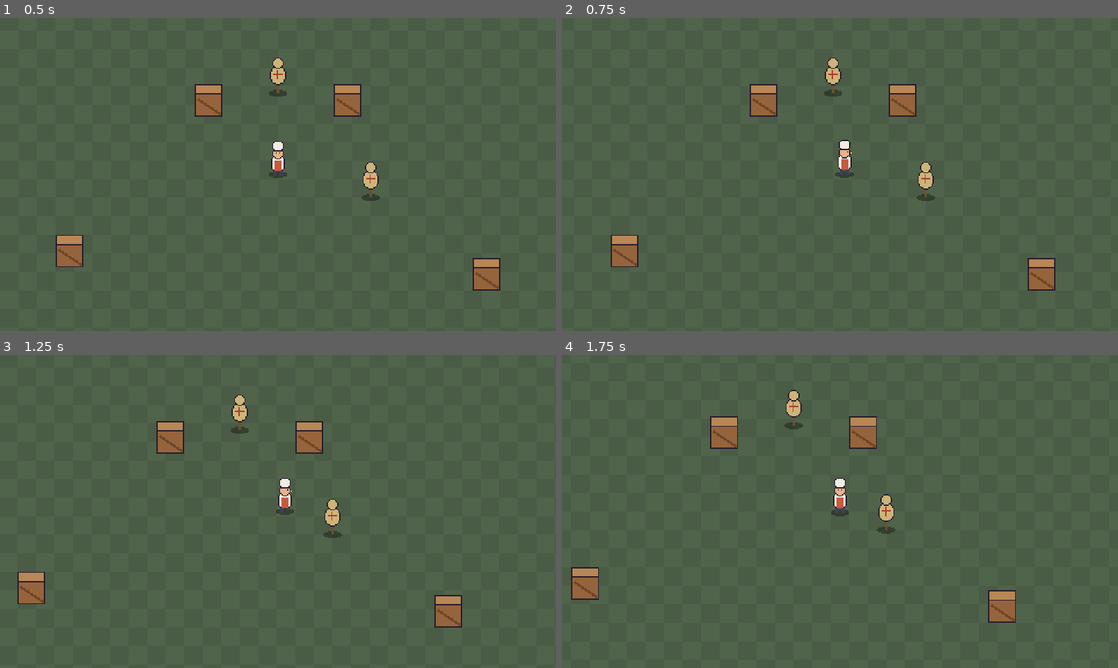
Above: before the commit, frames 1-4 (two rows, left to right).
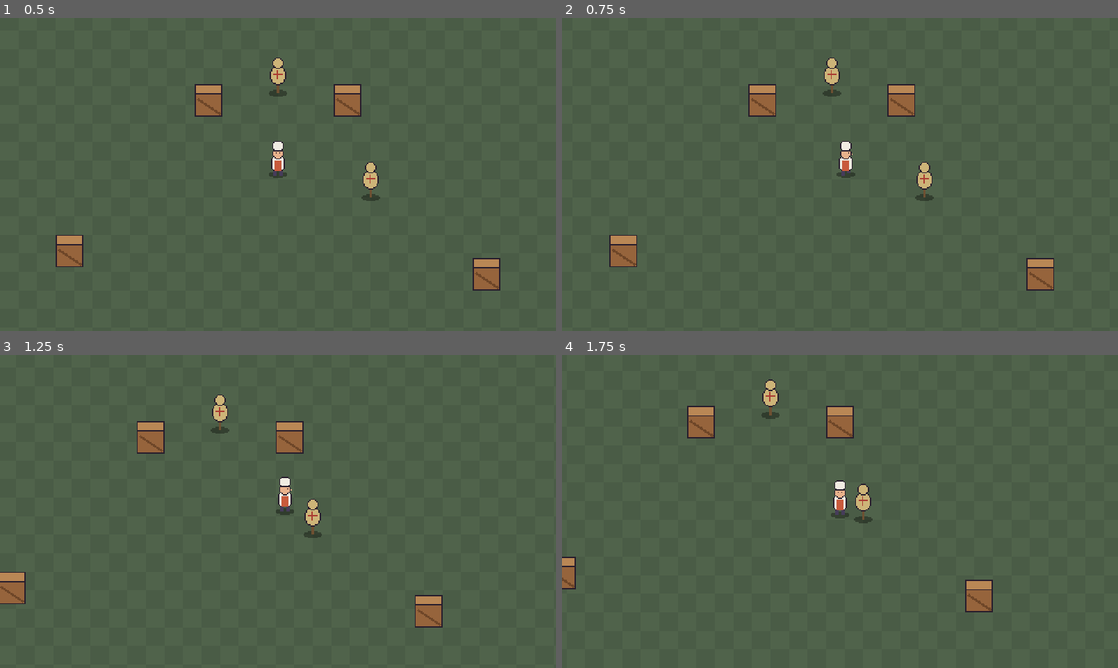
Above: after the commit, the same moments.

Repository: xNeku/cookerlegacy
Game: Godot game, scene res://game/main/main.tscn
The game is run twice, just before and just after one commit, with the same random seed, the same clock (stepped at 60 frames per second) and the same inputs.
Inputs (mouse positions are in pixels of both pictures, inside the frame that each line leads up to):
- Up to frame 1 (0.5 s): no input
- Up to frame 2 (0.75 s): tap Enter at 0.5 s; move the mouse to (962, 158) at 0.52 s; hold D (move_right) from 0.53 s (still down); tap K (attack_heavy) at 0.6 s; click (962, 158) at 0.67 s
- Up to frame 3 (1.25 s): keep holding D (move_right); tap Space (jump) at 0.77 s
- Up to frame 4 (1.75 s): move the mouse to (728, 527) at 1.27 s; release D (move_right) at 1.28 s; hold S (move_down) from 1.28 s (still down); tap J (attack_light) at 1.35 s; tap Space (jump) at 1.52 s

Frame 1 is identical in both runs. In frame 2, 0.8% of the frame differs, in the area x 8-89%, y 12-88%; in frame 3, 4.2%; in frame 4, 4.8%, in the area x 0-82%, y 7-86%.

Commit message:
B-007: moverse mientras se pega (inercia + velocidad reducida por golpe), anim de andar como respaldo
Co-Authored-By: Claude Opus 5.5 <noreply@anthropic.com>
Claude-Session: https://claude.ai/code/session_019opLeEuLpxTACDT7pgCg4z

Diff:
--- a/game/combat/attack_data.gd
+++ b/game/combat/attack_data.gd
@@ -31,3 +31,7 @@
 @export var lunge_speed: float = 120.0
 ## Cuánto dura el pasito antes de frenar.
 @export var lunge_time: float = 0.08
+
+@export_group("Movimiento durante el golpe")
+## Tras el pasito, cuánto puedes moverte mientras pegas (1 = velocidad normal, 0 = clavado).
+@export_range(0.0, 1.0) var move_speed_multiplier: float = 0.35
--- a/game/player/player.gd
+++ b/game/player/player.gd
@@ -19,6 +19,8 @@
 @export_group("Combate")
 ## Combo del ataque básico (□ / clic izquierdo). En Fase 4 vendrá del arma equipada.
 @export var light_combo: ComboData
+## Parte de la velocidad que se conserva al empezar un golpe (0 = frena en seco, 1 = toda).
+@export_range(0.0, 1.0) var attack_momentum_keep: float = 0.4
 
 @export_group("Animación")
 ## La animación de andar va más rápida o lenta según la velocidad real (útil con stick a medias).
@@ -51,6 +53,14 @@
 
 func apply_friction(delta: float) -> void:
 	velocity = velocity.move_toward(Vector2.ZERO, friction * delta)
+
+
+## Moverse a velocidad reducida (al pegar, al cargar...). Sin input, frena.
+func steer(direction: Vector2, speed_multiplier: float, delta: float) -> void:
+	if direction.is_zero_approx():
+		apply_friction(delta)
+	else:
+		velocity = velocity.move_toward(direction * max_speed * speed_multiplier, acceleration * delta)
 
 
 ## Actualiza `facing` a la dirección cardinal más cercana a `direction`.
--- a/game/player/states/attack.gd
+++ b/game/player/states/attack.gd
@@ -22,9 +22,12 @@
 
 	player.hitbox.set_active(_time >= _attack.hit_start and _time < _attack.hit_end)
 
+	var input := player.get_move_input()
 	if _time >= _attack.lunge_time:
-		player.apply_friction(delta)
+		player.steer(input, _attack.move_speed_multiplier, delta)
 	player.move_and_slide()
+	# Sin animación de ataque (placeholder): si te mueves pegando, anda en vez de patinar.
+	player.play_animation(_attack.animation, "idle" if input.is_zero_approx() else "walk")
 
 	if _buffered and _time >= _attack.chain_from and player.has_next_combo_step():
 		_begin(player.next_combo_step())
@@ -43,7 +46,7 @@
 	var dir := player.get_attack_direction()
 	player.update_facing(dir)
 	player.sprite.speed_scale = 1.0
-	player.play_animation(_attack.animation, "idle")
 	player.hitbox.set_active(false)
 	player.hitbox.configure(_attack.hitbox_size, _attack.hitbox_distance, dir, _attack.damage, _attack.knockback)
-	player.velocity = dir * _attack.lunge_speed
+	# Conserva parte de la inercia y suma el pasito: así andar y pegar no frena en seco.
+	player.velocity = player.velocity * player.attack_momentum_keep + dir * _attack.lunge_speed
--- a/game/weapons/spatula/spatula_light_combo.tres
+++ b/game/weapons/spatula/spatula_light_combo.tres
@@ -35,6 +35,7 @@
 [sub_resource type="Resource" id="Resource_vymmo"]
 script = ExtResource("1_a6h4c")
 animation = &"attack_4"
+move_speed_multiplier = 0.15
 duration = 0.48
 hit_start = 0.12
 hit_end = 0.22
